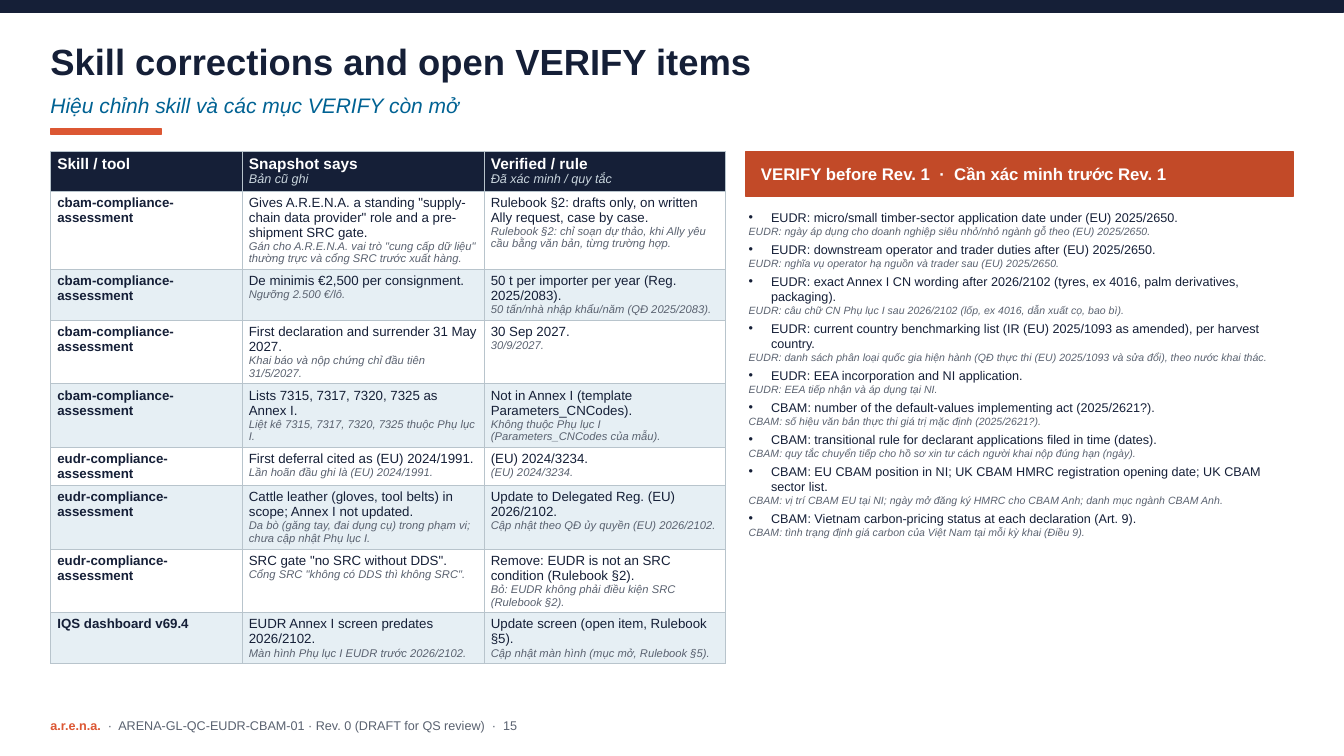
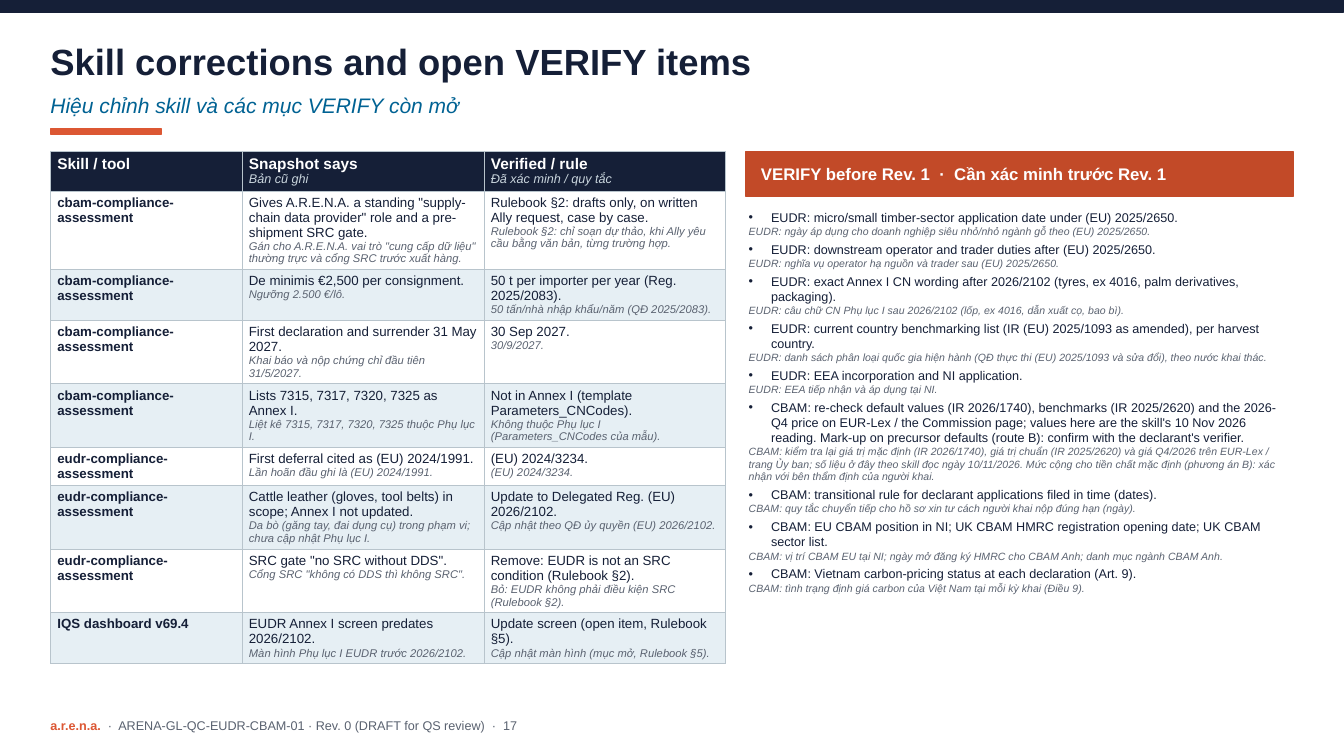
Before and after one commit to lybachbill-max/Bill-creation-2026, a slide deck: slide 17 of docs/eudr-cbam/ARENA-GL-QC-EUDR-CBAM-01_EUDR_CBAM_Training_Deck_Rev0.pptx (slide 15 before the commit). Drawn at 1344x756 pixels with LibreOffice and Linux fonts; fonts in the diff are those of the drawing. Boxes give left, top, right and bottom in pixels: in the first picture for what was removed or moved away, otherwise in the second. Text is boxed around its words. In the diff, an @@ line names an element or a change of style, - is before the commit and + after.

```diff
--- a/docs/eudr-cbam/ARENA-GL-QC-EUDR-CBAM-01_EUDR_CBAM_Training_Deck_Rev0.pptx
+++ b/docs/eudr-cbam/ARENA-GL-QC-EUDR-CBAM-01_EUDR_CBAM_Training_Deck_Rev0.pptx
@@ text at (x1=749, y1=403, x2=1276, y2=482): text changed @@
-• CBAM: number of the default-values implementing act (2025/2621?).
-  CBAM: số hiệu văn bản thực thi giá trị mặc định (2025/2621?).
+• CBAM: re-check default values (IR 2026/1740), benchmarks (IR 2025/2620) and the 2026-Q4 price on EUR-Lex / the Commission page; values here are the skill's 10 Nov 2026 reading. Mark-up on precursor defaults (route B): confirm with the declarant's verifier.
+  CBAM: kiểm tra lại giá trị mặc định (IR 2026/1740), giá trị chuẩn (IR 2025/2620) và giá Q4/2026 trên EUR-Lex / trang Ủy ban; số liệu ở đây theo skill đọc ngày 10/11/2026. Mức cộng cho tiền chất mặc định (phương án B): xác nhận với bên thẩm định của người khai.
@@ text at (x1=50, y1=721, x2=517, y2=733): text changed @@
-a.r.e.n.a. · ARENA-GL-QC-EUDR-CBAM-01 · Rev. 0 (DRAFT for QS review) · 15
+a.r.e.n.a. · ARENA-GL-QC-EUDR-CBAM-01 · Rev. 0 (DRAFT for QS review) · 17
```
Also in this commit, not shown: 5 other slides changed, 2 slides added, 5 other files.
